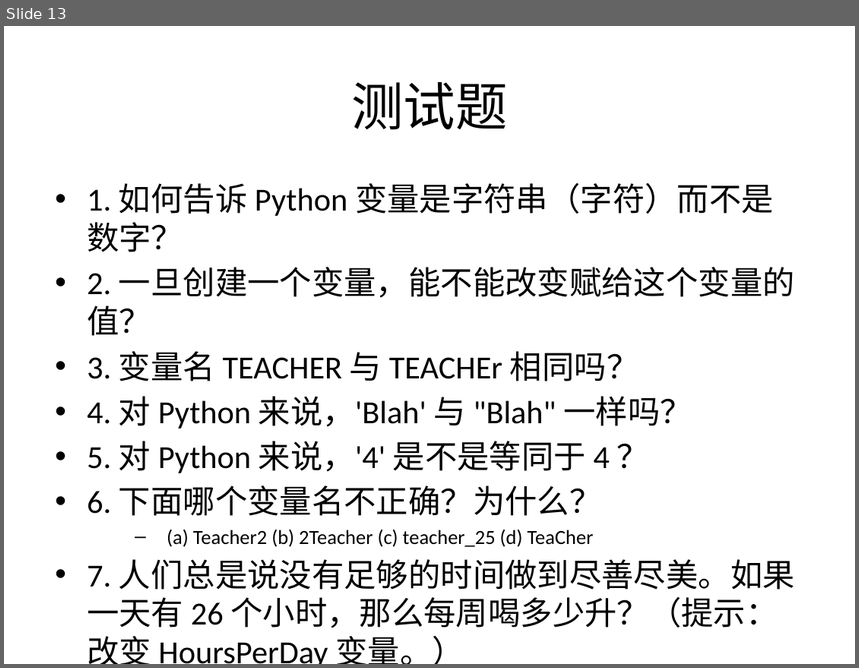
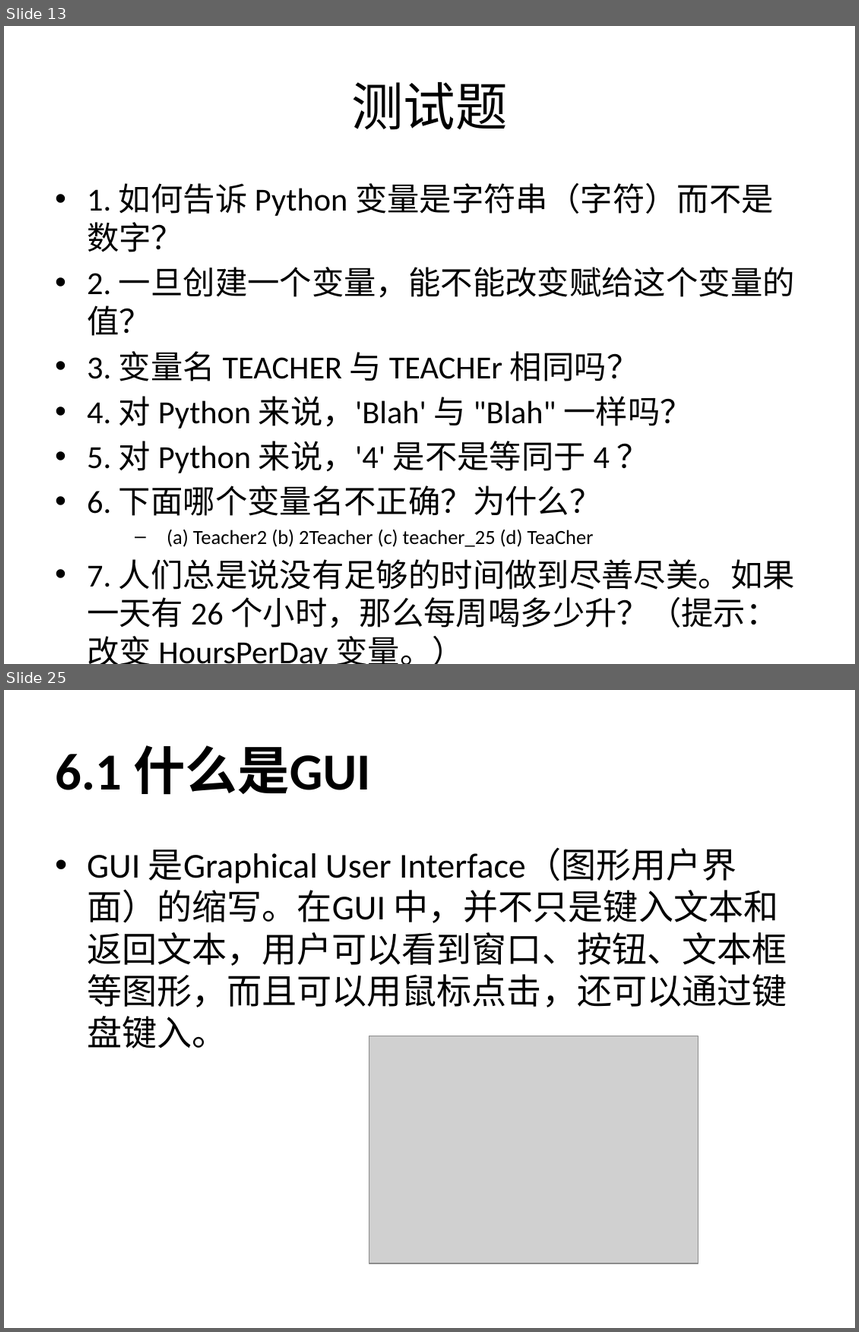
Before and after one commit to zhinan18/Python3, a slide deck: readme/Python3.pptx. Shown one above the other, each under a label of ours: slide 13 before the commit, slides 13 and 25 after it; the slides between them are not shown. The pictures are 859x668 and 859x1332 pixels, drawn with LibreOffice and Linux fonts; fonts in the diff are those of the drawing; grey boxes stand for pictures. Boxes give left, top, right and bottom in pixels: in the first picture for what was removed or moved away, otherwise in the second. Text is boxed around its words. In the diff, an @@ line names an element or a change of style, - is before the commit and + after.

```diff
--- a/readme/Python3.pptx
+++ b/readme/Python3.pptx
@@ slide 25 added at (4, 690, 855, 1328), background #FFFFFF @@
@@ title added at (55, 745, 370, 795), 44 pt, text #000000, bold @@
+6.1 什么是GUI
@@ text added at (87, 849, 787, 1049), 29.6 pt, text #000000 @@
+• GUI 是Graphical User Interface（图形用户界面）的缩写。在GUI 中，并不只是键入文本和返回文本，用户可以看到窗口、按钮、文本框等图形，而且可以用鼠标点击，还可以通过键盘键入。
@@ picture added at (369, 1036, 698, 1264) @@
```
Also in this commit, not shown: 16 other slides added, 4 other files.
